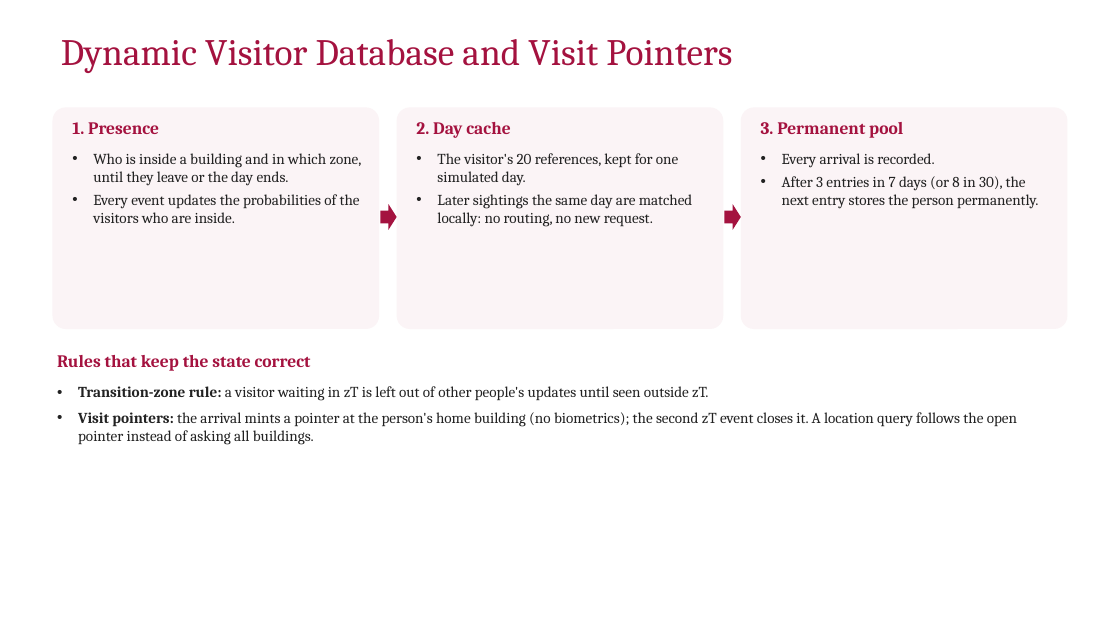
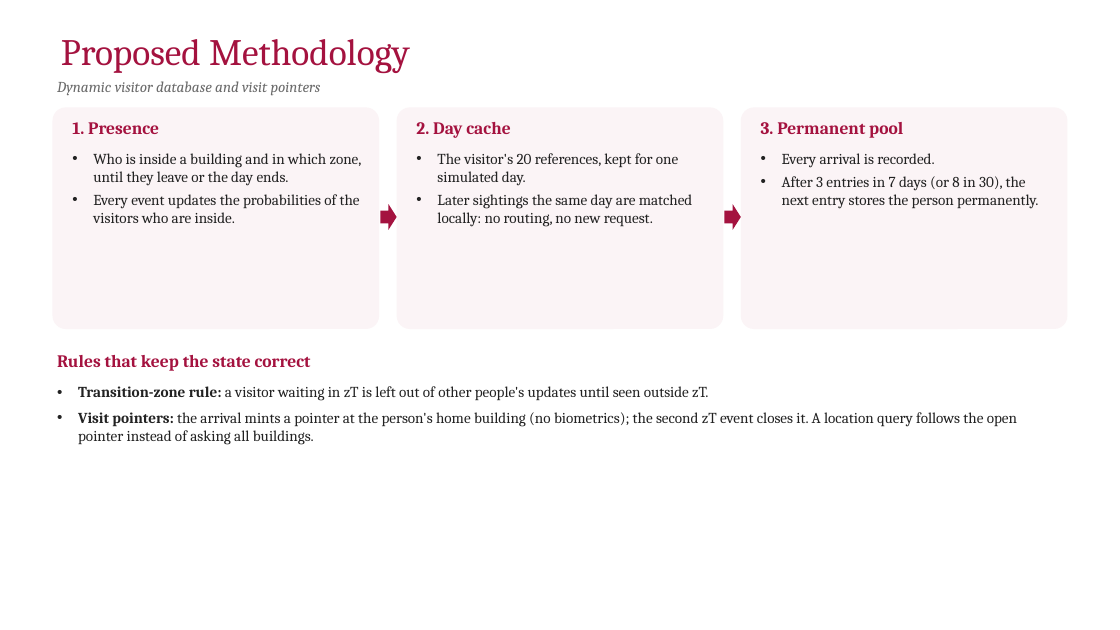
Before and after one commit to yadhu-vipin/Occupant_Tracking_v2, a slide deck: slide 10 of final_review/S7_Final_Review_Group_C3.pptx (slide 11 before the commit). Drawn at 1120x630 pixels with LibreOffice and Linux fonts; fonts in the diff are those of the drawing; background and template pictures are left out. Boxes give left, top, right and bottom in pixels: in the first picture for what was removed or moved away, otherwise in the second. Text is boxed around its words. In the diff, an @@ line names an element or a change of style, - is before the commit and + after.

```diff
--- a/final_review/S7_Final_Review_Group_C3.pptx
+++ b/final_review/S7_Final_Review_Group_C3.pptx
@@ title at (61,39,410,74): text changed @@
-Dynamic Visitor Database and Visit Pointers
+Proposed Methodology
@@ text added at (57,81,321,96), 13 pt, text #6B6B6B, italic @@
+Dynamic visitor database and visit pointers
```
Also in this commit, not shown: 10 other slides changed, 5 slides removed, 2 other files.
